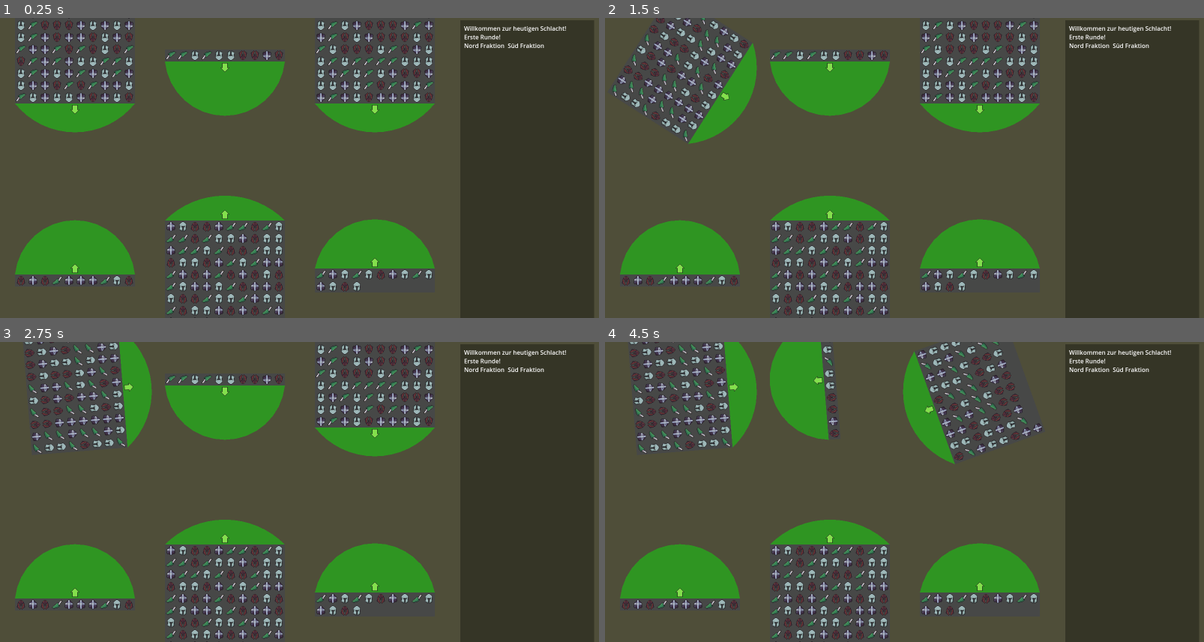
Above: before the commit, frames 1-4 (two rows, left to right).
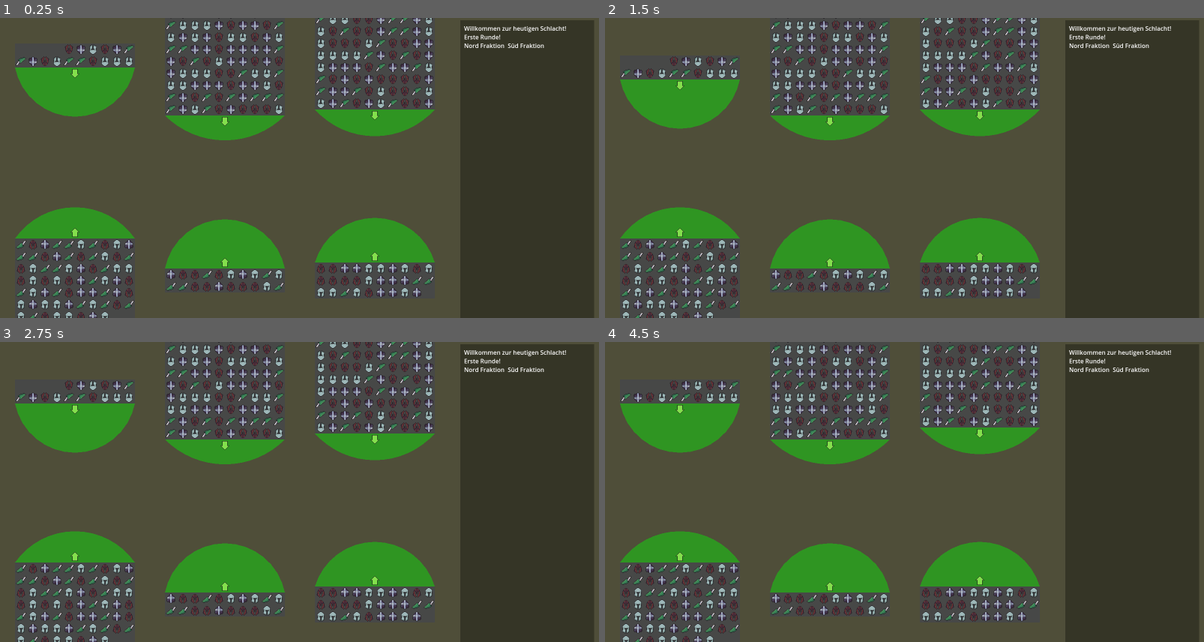
Above: after the commit, the same moments.

Repository: cjanta/RectsGodot
Game: Godot game, scene res://root.tscn
Same seed, same stepped clock (60 frames per second), same inputs: the game is played once before the commit and once after it.
Inputs (mouse positions are in pixels of both pictures, inside the frame that each line leads up to):
- Up to frame 1 (0.25 s): no input
- Up to frame 2 (1.5 s): tap Enter at 0.5 s; drag from (682, 54) to (832, 66) at 0.52 s; tap Space (Spacebar) at 1.25 s; drag from (682, 120) to (832, 54) at 1.27 s
- Up to frame 3 (2.75 s): tap Enter at 2 s; tap Space (Spacebar) at 2.1 s; click (227, 378) at 2.17 s
- Up to frame 4 (4.5 s): tap Space (Spacebar) at 2.75, 4.25 s; drag from (832, 390) to (682, 390) at 2.77 s; tap Enter at 3.5 s; drag from (982, 378) to (682, 390) at 3.52 s; drag from (982, 447) to (682, 390) at 4.27 s

The runs differ from the first frame. In frame 1, 23% of the frame differs, in the area x 2-73%, y 0-100%; in frame 2, 23%; in frame 3, 24%; in frame 4, 25%.

Commit message:
++

Diff:
--- a/Factions.gd
+++ b/Factions.gd
@@ -2,7 +2,7 @@
 extends Node2D
 
 @export var all_factions : Array[Faction] = []
-@onready var faction_preload = preload("res://faction.tscn")
+@onready var faction_preload = preload("res://faction_scene.tscn")
 @onready var gui : GUI_Log = $"../GUI_LOG" as GUI_Log
 
 
--- a/faction.tscn
+++ /dev/null
@@ -1,6 +0,0 @@
-[gd_scene load_steps=2 format=3 uid="uid://5kmqqm8kpekb"]
-
-[ext_resource type="Script" path="res://Faction.gd" id="1_0p00d"]
-
-[node name="Faction" type="Node2D"]
-script = ExtResource("1_0p00d")
--- /dev/null
+++ b/faction_scene.tscn
@@ -0,0 +1,6 @@
+[gd_scene load_steps=2 format=3 uid="uid://6kdu5v1ibtw8"]
+
+[ext_resource type="Script" path="res://Faction.gd" id="1_awd44"]
+
+[node name="Faction_Scene" type="Node2D"]
+script = ExtResource("1_awd44")
